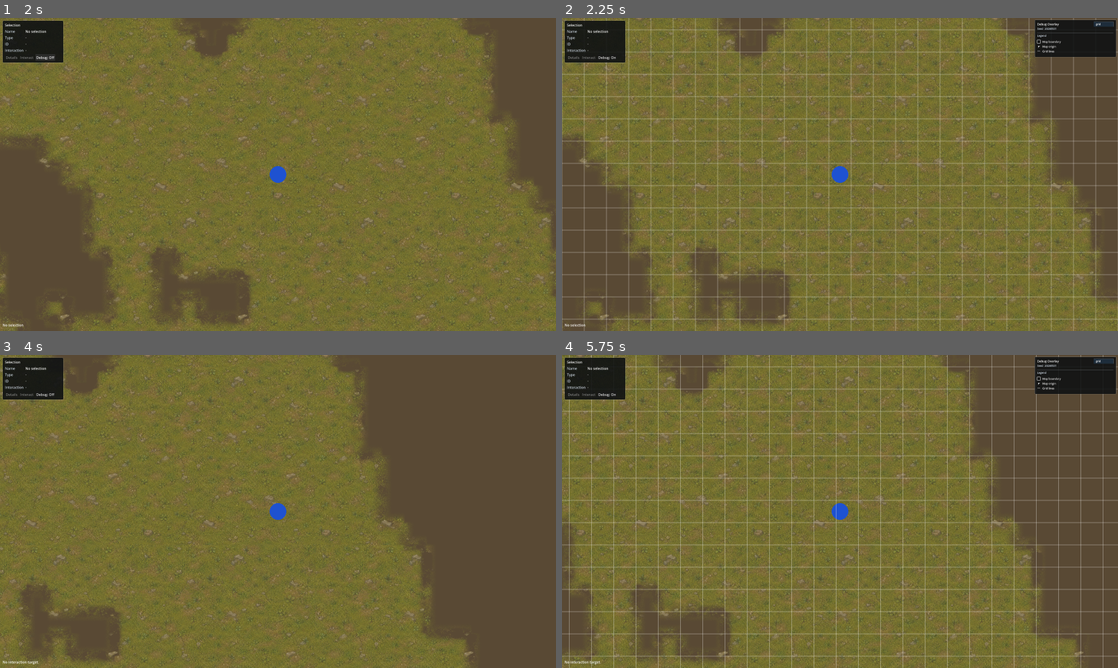
Above: before the commit, frames 1-4 (two rows, left to right).
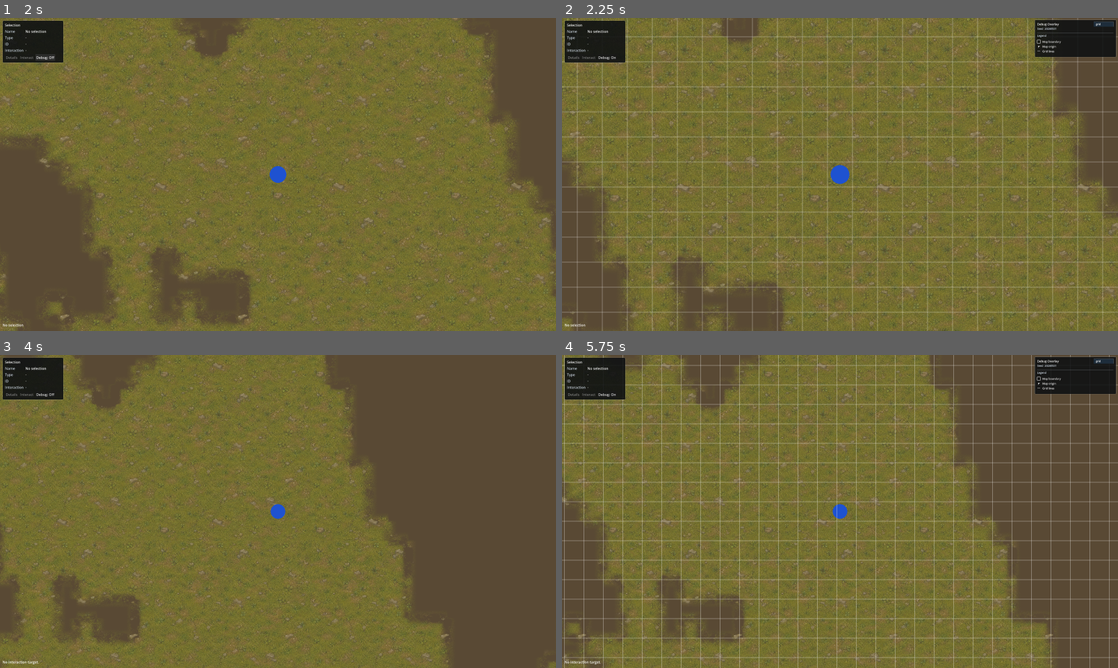
Above: after the commit, the same moments.

Repository: adunato/town-sim-godot
Game: Godot game, scene res://scenes/main.tscn
Two runs of this game, one before a commit and one after it. Both use one fixed random seed, a clock stepped at 60 frames per second and the inputs below.
Inputs (mouse positions are in pixels of both pictures, inside the frame that each line leads up to):
- Up to frame 1 (2 s): click "Debug: Off" at 0.5 s; click "Debug: On" at 1.25 s
- Up to frame 2 (2.25 s): tap Enter at 2 s; move the mouse to (962, 158) at 2.02 s; hold D (move_right) from 2.03 s (still down); hold Mouse wheel up (zoom_in, bound only after the commit) from 2.03 s (still down); click (962, 158) at 2.17 s
- Up to frame 3 (4 s): tap Mouse wheel down (zoom_out, bound only after the commit) at 2.3, 3.8 s; release D (move_right) at 2.75 s; release Mouse wheel up (zoom_in, bound only after the commit) at 2.75 s; drag from (166, 527) to (250, 574) at 2.77 s; tap Space at 3.5 s; move the mouse to (333, 442) at 3.52 s; hold D (move_right) from 3.53 s (still down); hold Right mouse button (interact_entity) from 3.53 s (still down); click (333, 442) at 3.67 s
- Up to frame 4 (5.75 s): release D (move_right) at 4.25 s; release Right mouse button (interact_entity) at 4.25 s; drag from (812, 574) to (673, 464) at 4.27 s; tap Enter at 5 s; move the mouse to (1006, 558) at 5.02 s; hold A (move_left) from 5.03 s (still down); hold Mouse wheel up (zoom_in, bound only after the commit) from 5.03 s (still down); click (1006, 558) at 5.17 s; tap Mouse wheel down (zoom_out, bound only after the commit) at 5.3 s

Frame 1 is identical in both runs. In frame 2, 29% of the frame differs, in the area x 0-100%, y 0-100%; in frame 3, 10%; in frame 4, 28%.

Commit message:
feat: implement #57 map zoom controls

Diff:
--- a/project.godot
+++ b/project.godot
@@ -50,6 +50,16 @@
 "events": [Object(InputEventKey,"resource_local_to_scene":false,"resource_name":"","device":-1,"window_id":0,"alt_press …(190 unchanged characters)…
 ]
 }
+zoom_in={
+"deadzone": 0.5,
+"events": [Object(InputEventMouseButton,"resource_local_to_scene":false,"resource_name":"","device":-1,"window_id":0,"alt_pressed":false,"shift_pressed":false,"ctrl_pressed":false,"meta_pressed":false,"button_mask":0,"position":Vector2(0, 0),"global_position":Vector2(0, 0),"factor":1.0,"button_index":4,"canceled":false,"pressed":false,"double_click":false,"script":null)
+]
+}
+zoom_out={
+"deadzone": 0.5,
+"events": [Object(InputEventMouseButton,"resource_local_to_scene":false,"resource_name":"","device":-1,"window_id":0,"alt_pressed":false,"shift_pressed":false,"ctrl_pressed":false,"meta_pressed":false,"button_mask":0,"position":Vector2(0, 0),"global_position":Vector2(0, 0),"factor":1.0,"button_index":5,"canceled":false,"pressed":false,"double_click":false,"script":null)
+]
+}
 toggle_debug_overlay={
 "deadzone": 0.5,
 "events": [Object(InputEventKey,"resource_local_to_scene":false,"resource_name":"","device":-1,"window_id":0,"alt_press …(195 unchanged characters)…
--- a/scripts/camera/player_camera_controller.gd
+++ b/scripts/camera/player_camera_controller.gd
@@ -7,6 +7,9 @@
 
 @export var active_mode: StringName = MODE_CENTERED_PLAYER
 @export var initial_zoom: Vector2 = Vector2.ONE
+@export var zoom_step := 0.4
+@export var minimum_zoom := 1.0
+@export var maximum_zoom := 6.4
 
 var _map_model: RefCounted
 var _map_world_rect: Rect2 = Rect2()
@@ -18,6 +21,15 @@
 		get_viewport().size_changed.connect(_on_viewport_size_changed)
 
 
+func _unhandled_input(event: InputEvent) -> void:
+	if event.is_action_pressed("zoom_in"):
+		apply_zoom_step(1)
+		get_viewport().set_input_as_handled()
+	elif event.is_action_pressed("zoom_out"):
+		apply_zoom_step(-1)
+		get_viewport().set_input_as_handled()
+
+
 func configure_for_map(map_model: RefCounted) -> Dictionary:
 	if active_mode != MODE_CENTERED_PLAYER:
 		return _failure("%s Got '%s'." % [UNSUPPORTED_MODE_ERROR, active_mode])
@@ -25,8 +37,10 @@
 		return _failure(NO_MAP_MODEL_ERROR)
 	if not _map_model_has_required_contract(map_model):
 		return _failure("Map model is missing grid dimensions, cell size, or origin.")
-	if initial_zoom.x <= 0.0 or initial_zoom.y <= 0.0:
-		return _failure("initial_zoom must be positive on both axes.")
+
+	var zoom_config_result := _validate_zoom_configuration()
+	if not zoom_config_result.ok:
+		return zoom_config_result
 
 	_map_model = map_model
 	_configured = true
@@ -59,6 +73,15 @@
 
 func get_active_mode() -> StringName:
 	return active_mode
+
+
+func apply_zoom_step(direction: int) -> void:
+	if direction == 0:
+		return
+
+	var signed_step := zoom_step if direction > 0 else -zoom_step
+	var next_zoom := clampf(zoom.x + signed_step, minimum_zoom, maximum_zoom)
+	zoom = Vector2(next_zoom, next_zoom)
 
 
 func get_limited_camera_center_for_world_position(world_position: Vector2) -> Vector2:
@@ -97,6 +120,23 @@
 		and typeof(map_model.get("cell_size")) == TYPE_INT
 
 
+func _validate_zoom_configuration() -> Dictionary:
+	if zoom_step <= 0.0:
+		return _failure("zoom_step must be positive.")
+	if minimum_zoom <= 0.0:
+		return _failure("minimum_zoom must be positive.")
+	if maximum_zoom <= 0.0:
+		return _failure("maximum_zoom must be positive.")
+	if minimum_zoom > maximum_zoom:
+		return _failure("minimum_zoom must not be greater than maximum_zoom.")
+	if not is_equal_approx(initial_zoom.x, initial_zoom.y):
+		return _failure("initial_zoom must be uniform on both axes.")
+	if initial_zoom.x < minimum_zoom or initial_zoom.x > maximum_zoom:
+		return _failure("initial_zoom must be between minimum_zoom and maximum_zoom.")
+
+	return _success()
+
+
 func _on_viewport_size_changed() -> void:
 	if _configured:
 		_apply_map_limits()
--- a/scripts/validation/validate_camera_viewport.gd
+++ b/scripts/validation/validate_camera_viewport.gd
@@ -32,6 +32,9 @@
 
 	_verify_scene_contract(scene)
 	_verify_camera_contract(scene, model)
+	_verify_zoom_input_actions()
+	_verify_zoom_steps_and_limits(scene)
+	_verify_invalid_zoom_configuration(scene, model)
 	_verify_map_size_supports_camera_panning(scene, model)
 	await _verify_center_edge_and_corner_visibility(scene, model)
 	_verify_screen_space_ui(scene)
@@ -64,6 +67,74 @@
 
 	var limits_rect: Rect2 = camera.call("get_camera_limits_rect")
 	_expect(limits_rect == expected_rect, "PlayerCamera limits expected %s, got %s" % [expected_rect, limits_rect])
+
+
+func _verify_zoom_input_actions() -> void:
+	_expect(InputMap.has_action("zoom_in"), "project should define zoom_in input action")
+	_expect(InputMap.has_action("zoom_out"), "project should define zoom_out input action")
+	_expect(_action_has_mouse_button("zoom_in", MOUSE_BUTTON_WHEEL_UP), "zoom_in should bind mouse-wheel up")
+	_expect(_action_has_mouse_button("zoom_out", MOUSE_BUTTON_WHEEL_DOWN), "zoom_out should bind mouse-wheel down")
+
+
+func _verify_zoom_steps_and_limits(scene: Node) -> void:
+	var camera := scene.get_node("World/Player/PlayerCamera")
+	var original_zoom: Vector2 = camera.zoom
+	var original_step: float = camera.zoom_step
+	var original_minimum: float = camera.minimum_zoom
+	var original_maximum: float = camera.maximum_zoom
+
+	camera.zoom_step = 0.25
+	camera.minimum_zoom = 2.0
+	camera.maximum_zoom = 4.0
+	camera.zoom = Vector2(3.0, 3.0)
+
+	camera.call("apply_zoom_step", 1)
+	_expect(camera.zoom == Vector2(3.25, 3.25), "zoom_in should increase both axes by exactly zoom_step")
+	camera.call("apply_zoom_step", -1)
+	_expect(camera.zoom == Vector2(3.0, 3.0), "zoom_out should decrease both axes by exactly zoom_step")
+
+	camera.zoom = Vector2(3.9, 3.9)
+	camera.call("apply_zoom_step", 1)
+	_expect(camera.zoom == Vector2(4.0, 4.0), "zoom_in should clamp uniformly at maximum_zoom")
+	camera.zoom = Vector2(2.1, 2.1)
+	camera.call("apply_zoom_step", -1)
+	_expect(camera.zoom == Vector2(2.0, 2.0), "zoom_out should clamp uniformly at minimum_zoom")
+
+	camera.zoom_step = original_step
+	camera.minimum_zoom = original_minimum
+	camera.maximum_zoom = original_maximum
+	camera.zoom = original_zoom
+
+
+func _verify_invalid_zoom_configuration(scene: Node, model: RefCounted) -> void:
+	var camera := scene.get_node("World/Player/PlayerCamera")
+	var original_zoom: Vector2 = camera.initial_zoom
+	var original_step: float = camera.zoom_step
+	var original_minimum: float = camera.minimum_zoom
+	var original_maximum: float = camera.maximum_zoom
+
+	camera.zoom_step = 0.0
+	var result: Dictionary = camera.call("configure_for_map", model)
+	_expect(not result.ok and String(result.error).contains("zoom_step"), "zero zoom_step should return a concrete configuration error")
+
+	camera.zoom_step = original_step
+	camera.minimum_zoom = 4.0
+	camera.maximum_zoom = 2.0
+	result = camera.call("configure_for_map", model)
+	_expect(not result.ok and String(result.error).contains("minimum_zoom"), "minimum_zoom above maximum_zoom should return a concrete configuration error")
+
+	camera.minimum_zoom = original_minimum
+	camera.maximum_zoom = original_maximum
+	camera.initial_zoom = Vector2(original_minimum - 0.1, original_minimum - 0.1)
+	result = camera.call("configure_for_map", model)
+	_expect(not result.ok and String(result.error).contains("initial_zoom"), "initial_zoom outside limits should return a concrete configuration error")
+
+	camera.initial_zoom = original_zoom
+	camera.zoom_step = original_step
+	camera.minimum_zoom = original_minimum
+	camera.maximum_zoom = original_maximum
+	result = camera.call("configure_for_map", model)
+	_expect(result.ok, "camera should reconfigure after restoring valid zoom settings")
 
 
 func _verify_map_size_supports_camera_panning(scene: Node, model: RefCounted) -> void:
@@ -128,6 +199,14 @@
 	return true
 
 
+func _action_has_mouse_button(action: StringName, button_index: MouseButton) -> bool:
+	for event in InputMap.action_get_events(action):
+		if event is InputEventMouseButton and event.button_index == button_index:
+			return true
+
+	return false
+
+
 func _world_position_is_visible_after_limit(camera: Node, world_position: Vector2, visible_size: Vector2) -> bool:
 	var limited_center: Vector2 = camera.call("get_limited_camera_center_for_world_position", world_position)
 	var screen_position := world_position - limited_center + visible_size * 0.5
